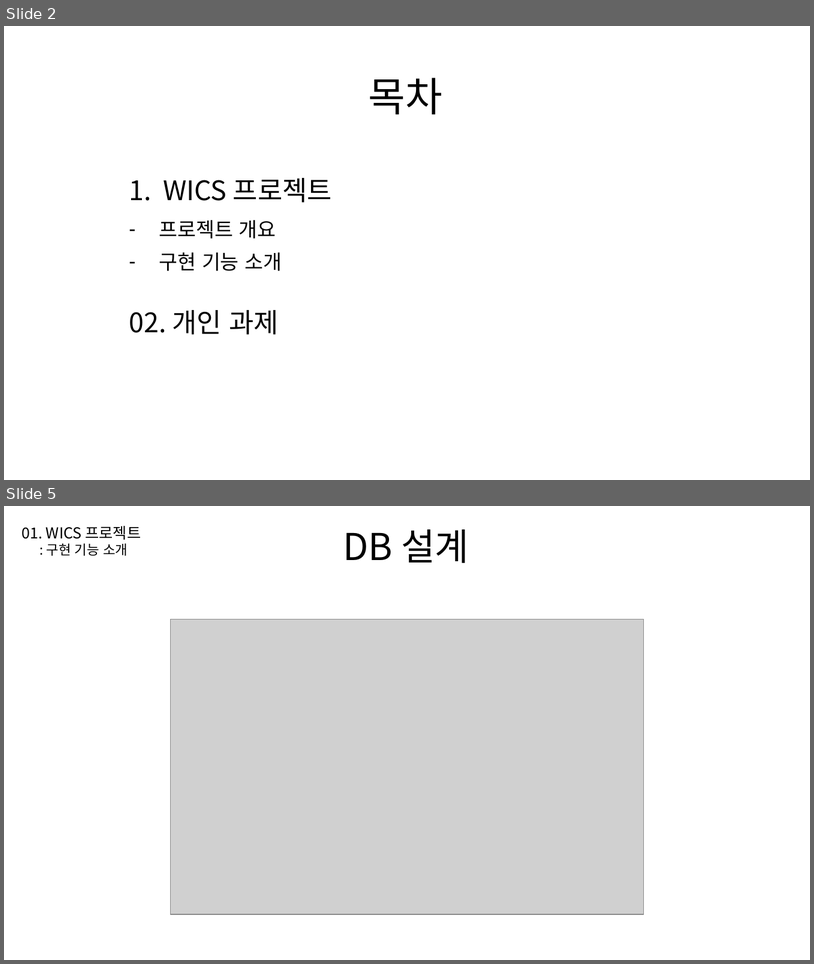
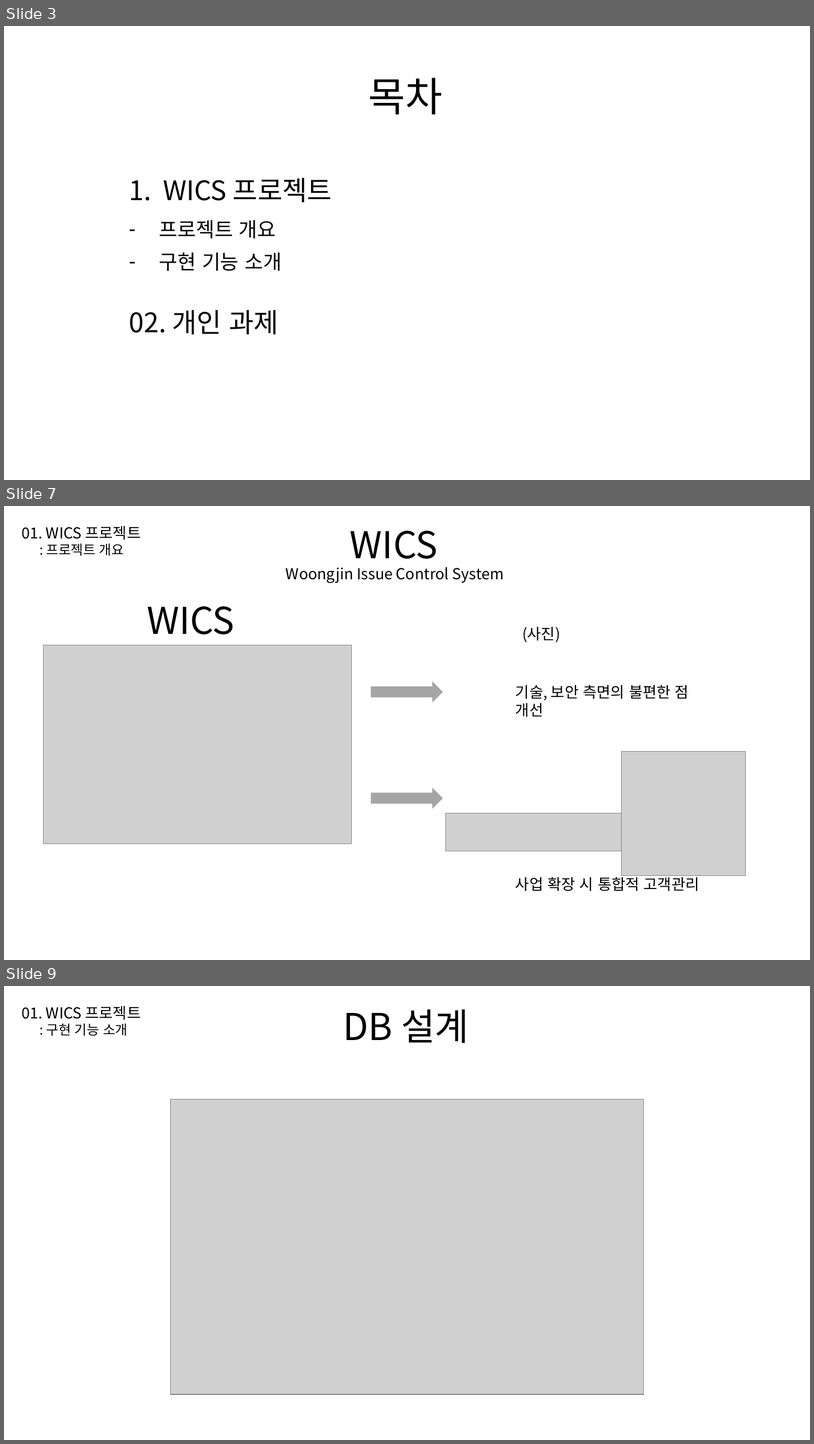
Before and after one commit to baexxbin/intern, a slide deck: 최종PT.pptx. Shown one above the other, each under a label of ours: slides 2 and 5 before the commit, slides 3, 7 and 9 after it; the slides between them are not shown. The pictures are 814x964 and 814x1444 pixels, drawn with LibreOffice and Linux fonts; fonts in the diff are those of the drawing; grey boxes stand for pictures. Boxes give left, top, right and bottom in pixels: in the first picture for what was removed or moved away, otherwise in the second. Text is boxed around its words. In the diff, an @@ line names an element or a change of style, - is before the commit and + after.

```diff
--- a/최종PT.pptx
+++ b/최종PT.pptx
@@ slide 7 added at bbox=[4, 506, 810, 960], background #FFFFFF @@
@@ text added at bbox=[21, 526, 141, 556], 18 pt, text #000000 @@
+01. WICS 프로젝트
+: 프로젝트 개요
@@ text added at bbox=[350, 531, 438, 559], 44 pt, text #000000 @@
+WICS
@@ text added at bbox=[286, 567, 504, 583], 18 pt, text #000000 @@
+Woongjin Issue Control System
@@ text added at bbox=[147, 606, 234, 634], 44 pt, text #000000 @@
+WICS
@@ text added at bbox=[522, 627, 560, 642], 18 pt, text #000000 @@
+(사진)
@@ picture added at bbox=[44, 645, 352, 844] @@
@@ right arrow added at bbox=[371, 679, 444, 704], fill #A5A5A5, outline #FFFFFF 1.5 pt @@
@@ text added at bbox=[516, 685, 689, 717], 18 pt, text #000000 @@
+기술, 보안 측면의 불편한 점 개선
@@ picture added at bbox=[622, 751, 746, 875] @@
@@ right arrow added at bbox=[371, 786, 444, 810], fill #A5A5A5, outline #FFFFFF 1.5 pt @@
@@ picture added at bbox=[446, 813, 622, 851] @@
@@ text added at bbox=[516, 874, 700, 891], 18 pt, text #000000 @@
+사업 확장 시 통합적 고객관리
@@ what was slide 2 is now slide 3 @@
@@ what was slide 5 is now slide 9 @@
```
Also in this commit, not shown: 3 slides changed, 4 other slides added.
